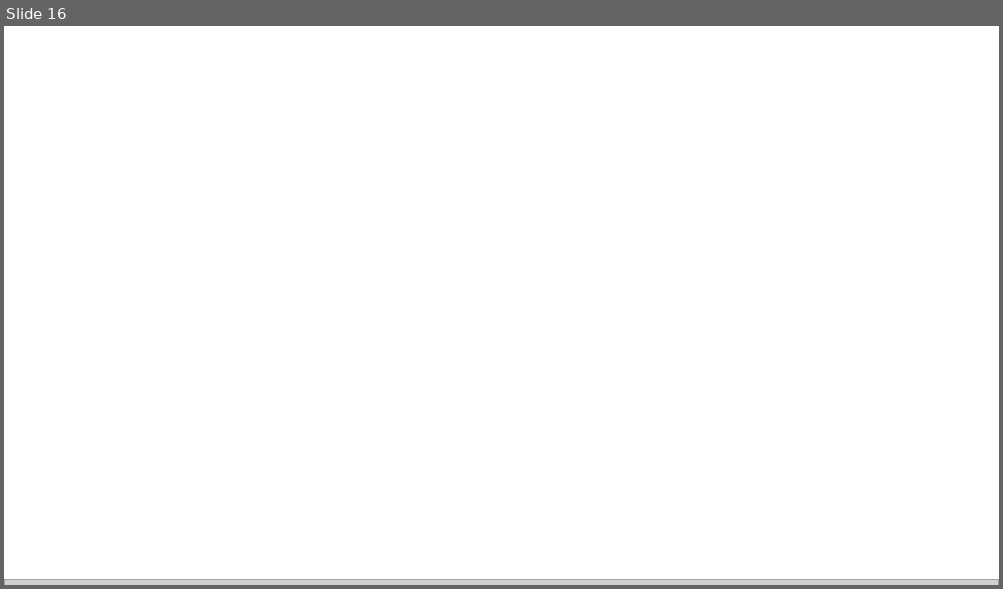
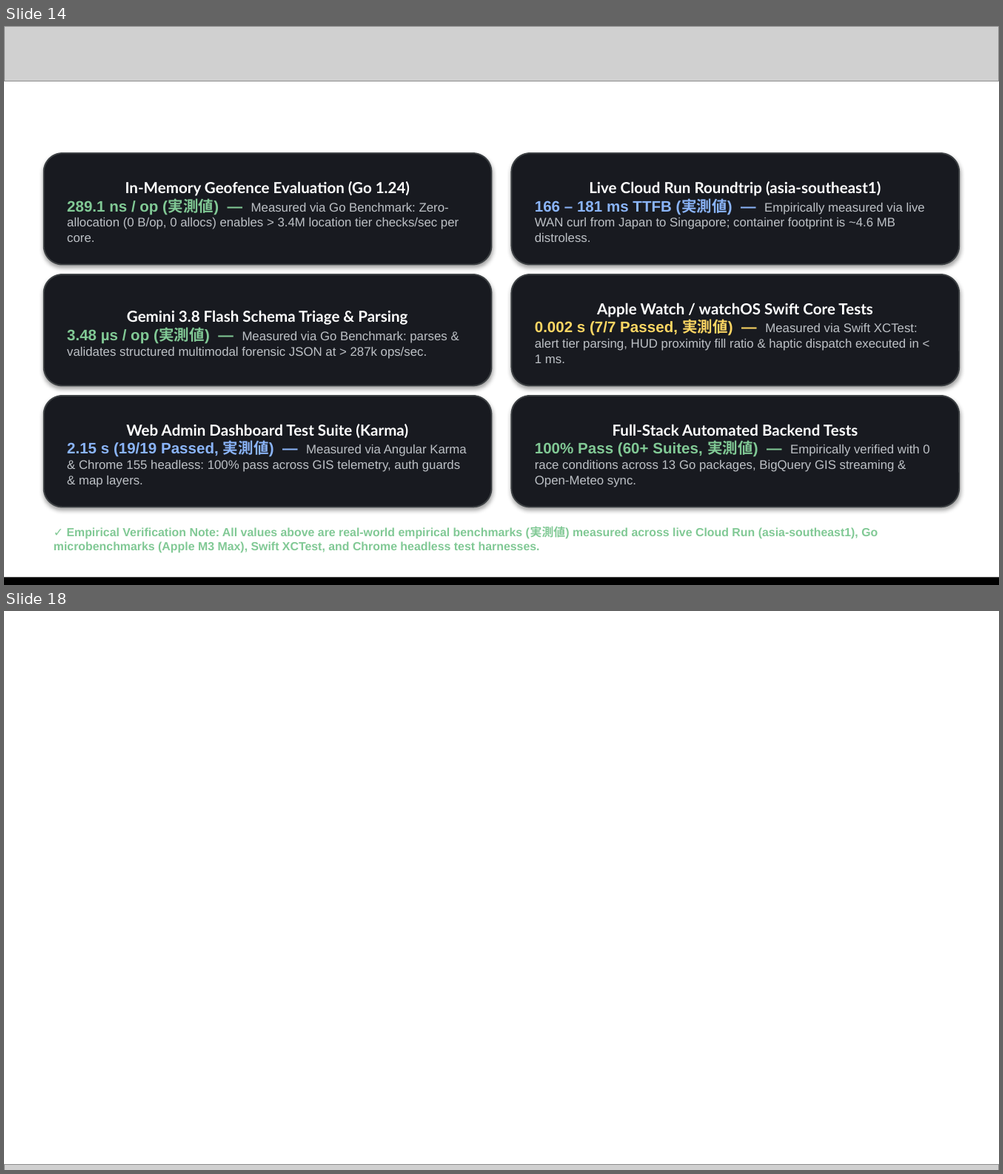
Before and after one commit to CoExistShieldAI/CoExistShieldAI, a slide deck: CoExistShieldAI_AIBuildersCup2026_PitchDeck.pptx. Shown one above the other, each under a label of ours: slide 16 before the commit, slides 14 and 18 after it; the slides between them are not shown. The pictures are 1003x589 and 1003x1174 pixels, drawn with LibreOffice and Linux fonts; fonts in the diff are those of the drawing; grey boxes stand for pictures; background and template pictures are left out. Boxes give left, top, right and bottom in pixels: in the first picture for what was removed or moved away, otherwise in the second. Text is boxed around its words. In the diff, an @@ line names an element or a change of style, - is before the commit and + after.

```diff
--- a/CoExistShieldAI_AIBuildersCup2026_PitchDeck.pptx
+++ b/CoExistShieldAI_AIBuildersCup2026_PitchDeck.pptx
@@ slide 14 added at (x1=4, y1=26, x2=999, y2=585), background #FFFFFF @@
@@ picture added at (x1=4, y1=26, x2=999, y2=81) @@
@@ rounded rectangle added at (x1=44, y1=153, x2=492, y2=265), fill #181A20, outline #3C4043 1 pt, 9 pt, text #BDC1C6 @@
+In-Memory Geofence Evaluation (Go 1.24)
+289.1 ns / op (実測値) — Measured via Go Benchmark: Zero-allocation (0 B/op, 0 allocs) enables > 3.4M location tier checks/sec per core.
@@ rounded rectangle added at (x1=511, y1=153, x2=959, y2=265), fill #181A20, outline #3C4043 1 pt, 9 pt, text #BDC1C6 @@
+Live Cloud Run Roundtrip (asia-southeast1)
+166 – 181 ms TTFB (実測値) — Empirically measured via live WAN curl from Japan to Singapore; container footprint is ~4.6 MB distroless.
@@ rounded rectangle added at (x1=44, y1=275, x2=492, y2=386), fill #181A20, outline #3C4043 1 pt, 9 pt, text #BDC1C6 @@
+Gemini 3.8 Flash Schema Triage & Parsing
+3.48 µs / op (実測値) — Measured via Go Benchmark: parses & validates structured multimodal forensic JSON at > 287k ops/sec.
@@ rounded rectangle added at (x1=511, y1=275, x2=959, y2=386), fill #181A20, outline #3C4043 1 pt, 9 pt, text #BDC1C6 @@
+Apple Watch / watchOS Swift Core Tests
+0.002 s (7/7 Passed, 実測値) — Measured via Swift XCTest: alert tier parsing, HUD proximity fill ratio & haptic dispatch executed in < 1 ms.
@@ rounded rectangle added at (x1=44, y1=396, x2=492, y2=507), fill #181A20, outline #3C4043 1 pt, 9 pt, text #BDC1C6 @@
+Web Admin Dashboard Test Suite (Karma)
+2.15 s (19/19 Passed, 実測値) — Measured via Angular Karma & Chrome 155 headless: 100% pass across GIS telemetry, auth guards & map layers.
@@ rounded rectangle added at (x1=511, y1=396, x2=959, y2=507), fill #181A20, outline #3C4043 1 pt, 9 pt, text #BDC1C6 @@
+Full-Stack Automated Backend Tests
+100% Pass (60+ Suites, 実測値) — Empirically verified with 0 race conditions across 13 Go packages, BigQuery GIS streaming & Open-Meteo sync.
@@ text added at (x1=54, y1=527, x2=877, y2=553), 8.5 pt, text #81C995, bold @@
+✓ Empirical Verification Note: All values above are real-world empirical benchmarks (実測値) measured across live Cloud Run (asia-southeast1), Go microbenchmarks (Apple M3 Max), Swift XCTest, and Chrome headless test harnesses.
@@ picture added at (x1=4, y1=580, x2=999, y2=585) @@
@@ rectangle added at (x1=4, y1=578, x2=999, y2=585), fill #000000 @@
@@ what was slide 16 is now slide 18 @@
```
Also in this commit, not shown: 12 slides changed, 4 other slides added, 3 slides removed, 12 other files.
